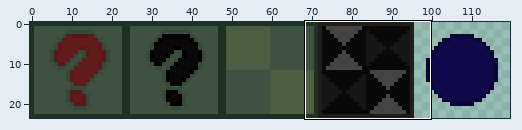
Two versions of one sprite sheet, Art/tilemaps/gmtktiles1.png. The first picture is a wide view before the edit; the outline marks the close-up.
Close-up. Before:
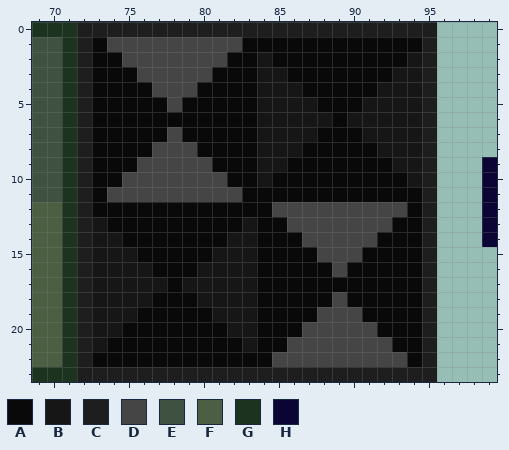
The file is 120x24 pixels. Colours within 5 levels of each other are drawn and written as one. Shown: x 69..99, y 0..23.
Palette (. is transparent): A #090909  B #161616  C #1e1e1e  D #454545  E #3f5241  F #4c5f43  G #1c341f  H #0a0534
Pixels before, first column x 69:
 0 GGGCCCCCCCCCCCCCCCCCCCCCCCC....
 1 EEGCADDDDDDDDDAAAAAAAAAAAAC....
 2 EEGCAADDDDDDDAABAAAAAAAAABC....
 3 EEGCAAADDDDDAAABBAAAAAAABBC....
 4 EEGCAAAADDDAAAABBBAAAAABBBC....
 5 EEGCAAAAADAAAAABBBBAAABBBBC....
 6 EEGCAAAAAAAAAAABBBBBABBBBBC....
 7 EEGCAAAAADAAAAABBBBAAABBBBC....
 8 EEGCAAAADDDAAAABBBAAAAABBBC....
 9 EEGCAAADDDDDAAABBAAAAAAABBC...H
10 EEGCAADDDDDDDAABAAAAAAAAABC...H
11 EEGCADDDDDDDDDAAAAAAAAAAAAC...H
12 FFGCAAAAAAAAAAAADDDDDDDDDAC...H
13 FFGCBAAAAAAAAABAADDDDDDDAAC...H
14 FFGCBBAAAAAAABBAAADDDDDAAAC...H
15 FFGCBBBAAAAABBBAAAADDDAAAAC....
16 FFGCBBBBAAABBBBAAAAADAAAAAC....
17 FFGCBBBBBABBBBBAAAAAAAAAAAC....
18 FFGCBBBBAAABBBBAAAAADAAAAAC....
19 FFGCBBBAAAAABBBAAAADDDAAAAC....
20 FFGCBBAAAAAAABBAAADDDDDAAAC....
21 FFGCBAAAAAAAAABAADDDDDDDAAC....
22 FFGCAAAAAAAAAAAADDDDDDDDDAC....
23 GGGCCCCCCCCCCCCCCCCCCCCCCCC....
After:
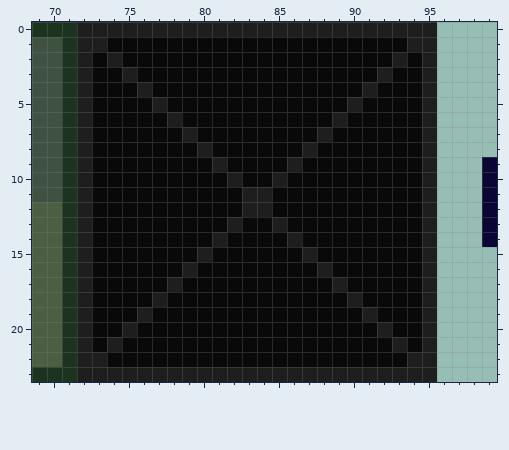
The exact change:
Changed rows in their new state; - is an unchanged pixel.
first column x 73:
 1 CAAAAAAAAA-----------C
 2 -CAAAAAAA--A--------CA
 3 --CAAAAA---AA------CAA
 4 ---CAAA----AAA----CAAA
 5 ----CA-----AAAA--CAAAA
 6 -----C-----AAAAACAAAAA
 7 -----AC----AAAAC--AAAA
 8 ----AAAC---AAAC----AAA
 9 ---AAAAAC--AAC------AA
10 --AAAAAAAC-AC--------A
11 -AAAAAAAAACC----------
12 ----------CCAAAAAAAAA-
13 A--------CA-CAAAAAAA--
14 AA------CAA--CAAAAA---
15 AAA----CAAA---CAAA----
16 AAAA--CAAAA----CA-----
17 AAAAACAAAAA-----C-----
18 AAAAC--AAAA-----AC----
19 AAAC----AAA----AAAC---
20 AAC------AA---AAAAAC--
21 AC--------A--AAAAAAAC-
22 C-----------AAAAAAAAAC
